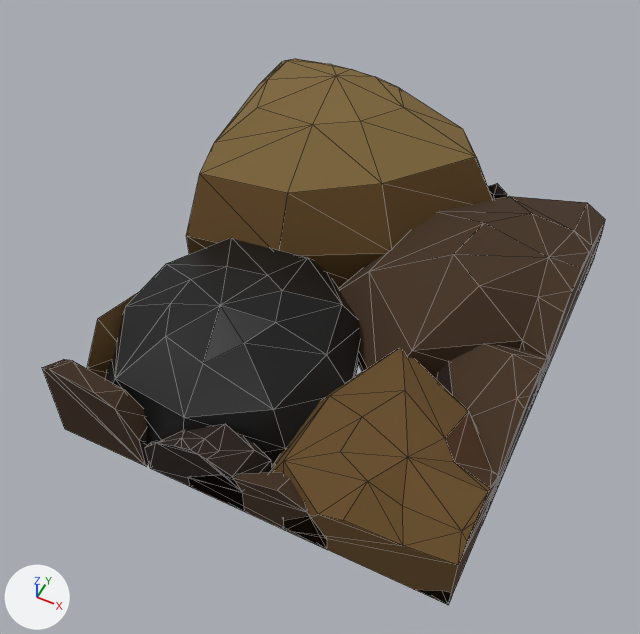
The glTF model public/models/enemies/newshr-239.glb as it was, and as the next commit left it.
Camera for both pictures: a camera (50 mm lens) standing at (1.23, -2.83, 3.6) and looking at (-0.06, -0.25, 0.38). The lights are fixed; the arrows at lower left show +X, +Y and +Z. The first picture is the older version. Mesh edges are drawn as thin lines. Vertices at exactly the same position are counted once.

Before the edit, the objects in view are built like this:
```python
me_newshr_239 = bpy.data.meshes.new('newshr-239')
me_newshr_239.from_pydata(...)  # 260 vertices, 472 faces; spans x -1.0..1.0, y -1.17..1.17, z 0.0..0.83
# faces by material slot: [94, 136, 4, 82, 75, 36, 29, 16]
me_newshr_239.materials.append(mat_pal_3_nshr273)  # black #282828
me_newshr_239.materials.append(mat_pal_164_nshr273)  # brown #412c18
me_newshr_239.materials.append(mat_pal_166_nshr273)  # brown #594538
me_newshr_239.materials.append(mat_pal_162_nshr273)  # black #241408
me_newshr_239.materials.append(mat_pal_22_nshr273)  # brown #654920
me_newshr_239.materials.append(mat_pal_24_nshr273)  # brown #7d6538
me_newshr_239.materials.append(mat_pal_20_nshr273)  # brown #492c10
me_newshr_239.materials.append(mat_pal_161_nshr273)  # black #180c00
ob_newshr_239 = bpy.data.objects.new('newshr-239', me_newshr_239)
ob_newshr_239.location = (0.0, 0.0, 0.0)
```
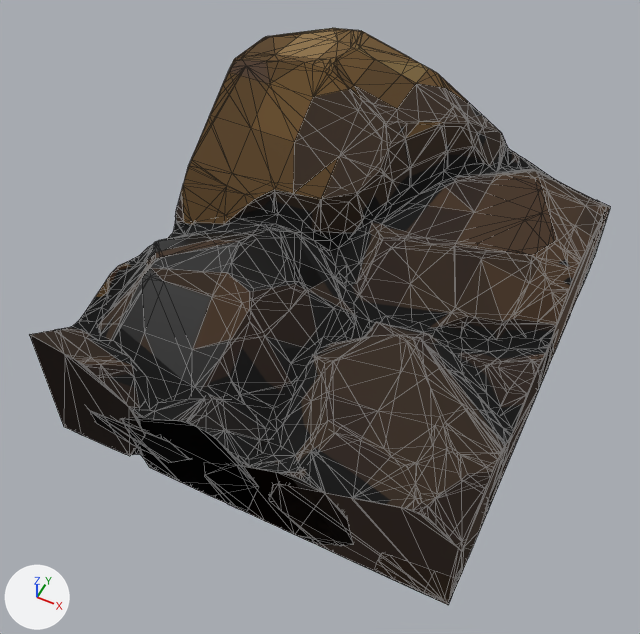
Changed parts and their boxes (x1, y1, x2, y2) in the pictures (640 x 634 px; the box of a moved part takes in the faces that stretch with it):
'newshr-239', reshaped
    before: (42, 59, 605, 605)
    after: (29, 28, 610, 605)
'newshr-239_outline', added
    after: (58, 100, 611, 545)
part 1 of me_newshr_239, rebuilt
    before: (106, 238, 360, 466)
    after: (90, 223, 356, 463)
part 2 of me_newshr_239, rebuilt
    before: (186, 59, 493, 288)
    after: (176, 28, 505, 235)
part 3 of me_newshr_239, rebuilt
    before: (435, 344, 551, 521)
    after: (459, 335, 557, 513)
part 4 of me_newshr_239, rebuilt (8% wider, 18% taller)
    before: (42, 359, 148, 467)
    after: (29, 328, 144, 456)
part 5 of me_newshr_239, rebuilt
    before: (87, 292, 139, 379)
    after: (96, 263, 131, 297)
part 6 of me_newshr_239, added
    after: (352, 169, 610, 391)
part 7 of me_newshr_239, added
    after: (270, 322, 512, 602)
part 8 of me_newshr_239, added
    after: (204, 461, 354, 546)
part 9 of me_newshr_239, added (mostly hidden)
    after: (512, 151, 519, 164)
part 10 of me_newshr_239, moved or reshaped
    before: (145, 183, 605, 605)
    after: (121, 222, 606, 605)

Patch to the scene script:
```diff
--- a/public/models/enemies/newshr-239.glb.py
+++ b/public/models/enemies/newshr-239.glb.py
@@ me_newshr_239 @@
-me_newshr_239.from_pydata(...)  # 260 vertices, 472 faces; spans x -1.0..1.0, y -1.17..1.17, z 0.0..0.83
-me_newshr_239.materials.append(mat_pal_3_nshr273)  # black #282828
+me_newshr_239.from_pydata(...)  # 1240 vertices, 2424 faces; spans x -1.0..1.0, y -1.17..1.17, z 0.0..1.11
+# me_newshr_239 part 1: the loose piece of 39 vertices spanning x -1.0..0.19, y -1.16..0.29, z 0.0..0.54 is rebuilt with 205 vertices and now spans x -1.0..0.19, y -1.17..0.37, z 0.0..0.77
+# me_newshr_239 part 2: the loose piece of 32 vertices spanning x -1.0..0.44, y 0.01..1.17, z 0.0..0.83 is rebuilt with 194 vertices and now spans x -1.0..0.42, y -0.08..1.17, z 0.0..1.11
+# me_newshr_239 part 3: the loose piece of 24 vertices spanning x 0.35..1.0, y -0.76..0.2, z 0.0..0.4 is rebuilt with 104 vertices and now spans x 0.32..1.0, y -0.78..0.2, z 0.0..0.58
+# me_newshr_239 part 4: the loose piece of 16 vertices spanning x -1.0..-0.52, y -1.17..-0.96, z 0.0..0.5 is rebuilt with 43 vertices and now spans x -1.0..-0.48, y -1.17..-0.9, z 0.02..0.71
+# me_newshr_239 part 5: the loose piece of 7 vertices spanning x -1.0..-0.88, y -0.92..-0.18, z 0.0..0.41 is rebuilt with 42 vertices and now spans x -1.0..-0.85, y -1.1..-0.2, z 0.08..0.58
+# me_newshr_239 part 6: a new loose piece of 211 vertices spanning x -0.27..1.0, y -0.31..1.17, z 0.0..0.8
+# me_newshr_239 part 7: a new loose piece of 179 vertices spanning x -0.08..1.0, y -1.17..-0.03, z 0.0..0.69
+# me_newshr_239 part 8: a new loose piece of 64 vertices spanning x -0.18..0.56, y -1.17..-0.82, z 0.0..0.5
+# me_newshr_239 part 9: a new loose piece of 32 vertices spanning x 0.09..0.6, y 1.1..1.17, z 0.27..0.56
+# me_newshr_239 part 10
+# 129 vertices are removed from x -0.5..1.0, y -1.17..1.17, z 0.0..0.58
+# 246 faces are deleted
+# 144 vertices are added at x -0.6..1.0, y -1.17..1.17, z 0.0..0.56
+# 50 new faces join them, mat_pal_162_nshr273 (black #241408)
+# 9 new faces join them, mat_pal_165_nshr273 (brown #4d3828)
+# 21 new faces join them, mat_pal_161_nshr273 (black #180c00)
+# 24 new faces join them, mat_pal_164_nshr273 (brown #412c18)
+# 15 new faces join them, mat_pal_163_nshr273 (brown #302010)
+# 4 new faces join them, mat_pal_167_nshr273 (brown #6d5545)
+# 79 new faces join them, mat_pal_160_nshr273 (black #0c0400)
+# 66 new faces join them, mat_pal_1_assembly_newshr_273_r1 (black #0c0c0c)
+# 16 new faces join them, mat_pal_80_assembly_newshr_273_r80 (black #04040c)
+# other edits to the shape of me_newshr_239 do not show in these pictures
 me_newshr_239.materials.append(mat_pal_164_nshr273)
@@ me_newshr_239 @@
 me_newshr_239.materials.append(mat_pal_161_nshr273)
+me_newshr_239.materials.append(mat_pal_165_nshr273)  # brown #4d3828
+me_newshr_239.materials.append(mat_pal_163_nshr273)  # brown #302010
+me_newshr_239.materials.append(mat_pal_5_nshr273)  # dark grey #454545
+me_newshr_239.materials.append(mat_pal_23_nshr273)  # brown #71552c
+me_newshr_239.materials.append(mat_pal_167_nshr273)  # brown #6d5545
+me_newshr_239.materials.append(mat_pal_21_nshr273)  # brown #553c18
+me_newshr_239.materials.append(mat_pal_160_nshr273)  # black #0c0400
+me_newshr_239.materials.append(mat_pal_3_nshr273_m)  # black #282828
+me_newshr_239.materials.append(mat_pal_2_nshr273_m)  # black #181818
+me_newshr_239.materials.append(mat_pal_4_nshr273_m)  # dark grey #343434
+me_newshr_239.materials.append(mat_pal_25_assembly_newshr_273_r25)  # brown #8e7145
+me_newshr_239.materials.append(mat_pal_1_assembly_newshr_273_r1)  # black #0c0c0c
+me_newshr_239.materials.append(mat_pal_80_assembly_newshr_273_r80)  # black #04040c
@@ ob_newshr_239_outline @@
+ob_newshr_239_outline = bpy.data.objects.new('newshr-239_outline', me_newshr_239_outline)  # 789 vertices, 1273 faces; spans x -1.0..1.0, y -1.17..1.17, z 0.0..1.1; in mat_outline_shell (black #000000)
+ob_newshr_239_outline.location = (0.0, 0.0, 0.0)
```
